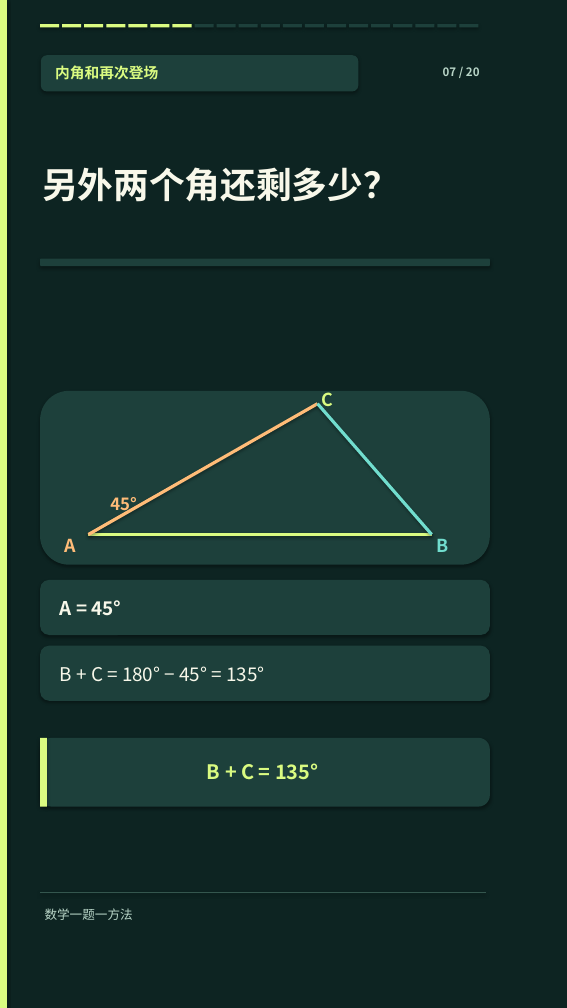
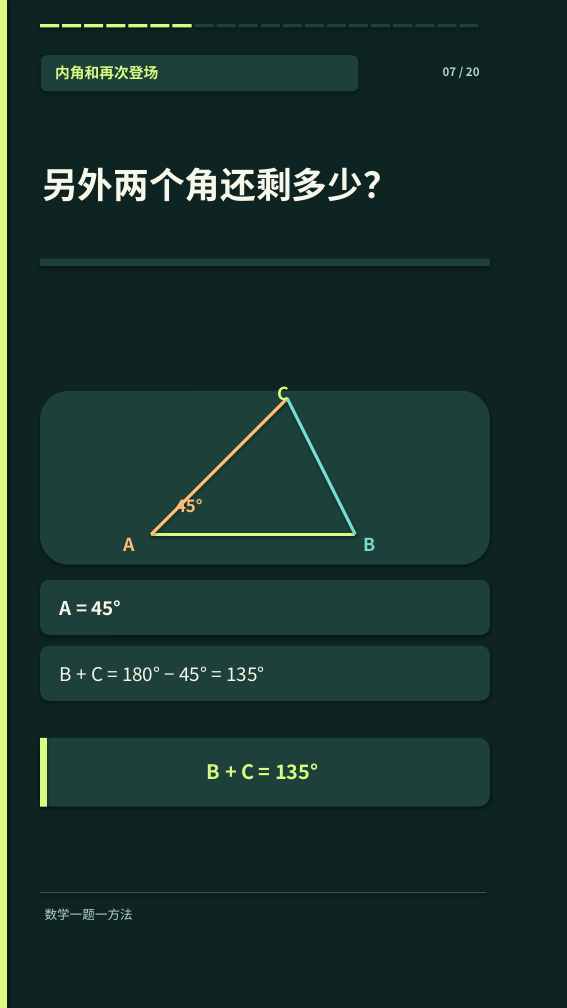
Before and after one commit to 1998x-stack/math-ppt, a slide deck: slide 7 of examples/tangent-integer-triangle/lesson.pptx. Drawn at 567x1008 pixels with LibreOffice and Linux fonts; fonts in the diff are those of the drawing. Boxes give left, top, right and bottom in pixels: in the first picture for what was removed or moved away, otherwise in the second. Text is boxed around its words. In the diff, an @@ line names an element or a change of style, - is before the commit and + after.

```diff
--- a/examples/tangent-integer-triangle/lesson.pptx
+++ b/examples/tangent-integer-triangle/lesson.pptx
@@ text "C": place and size @@
-text "C" at [321, 392, 333, 412]
+text "C" at [277, 386, 289, 406]
@@ line moved from (88, 534) - (318, 404) to (151, 534) - (287, 398) @@
@@ line moved from (318, 404) - (432, 534) to (287, 398) - (355, 534) @@
@@ text "45°": place and size @@
-text "45°" at [110, 497, 137, 515]
+text "45°" at [176, 495, 203, 513]
@@ text "A": place and size @@
-text "A" at [65, 538, 76, 552]
+text "A" at [123, 537, 134, 551]
@@ line moved from (88, 534) - (432, 534) to (151, 534) - (355, 534) @@
@@ text "B": place and size @@
-text "B" at [437, 539, 449, 552]
+text "B" at [364, 538, 376, 551]
```
Also in this commit, not shown: 2 other files.
